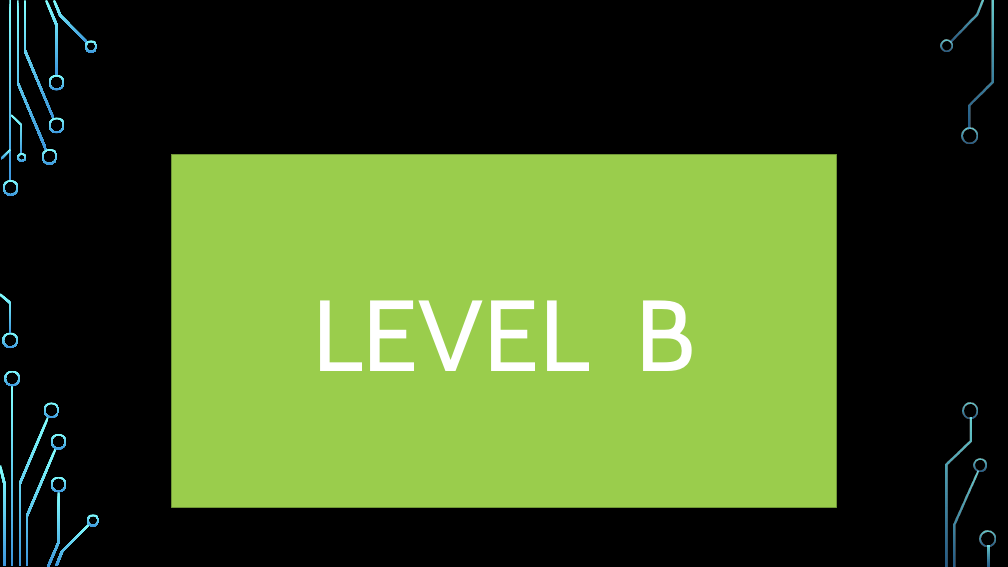
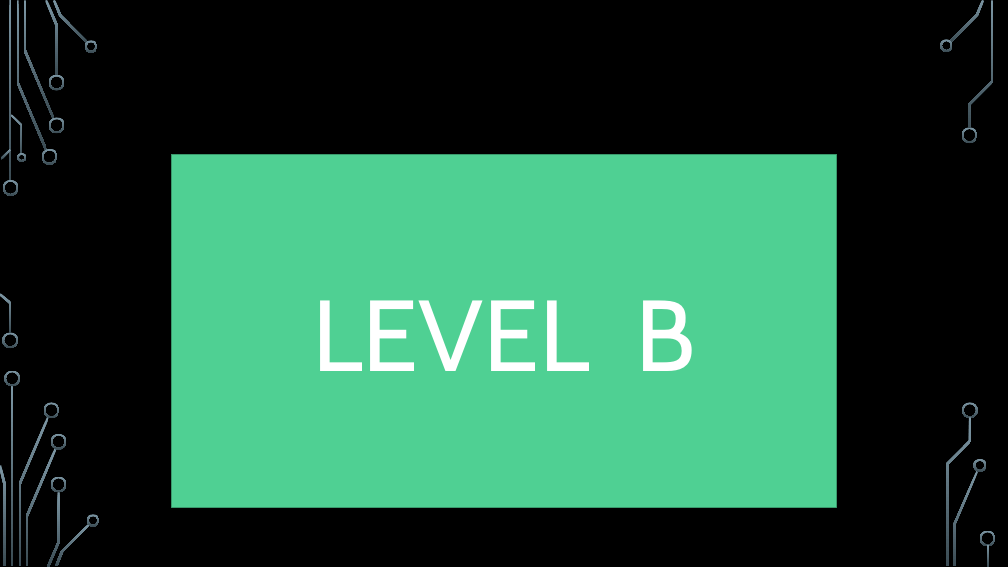
Before and after one commit to EmbeddedSystemClass/FinalProject5381, a slide deck: slide 15 of Final Project 5381.pptx. Drawn at 1008x567 pixels with LibreOffice and Linux fonts; fonts in the diff are those of the drawing; background and template pictures are left out. Boxes give left, top, right and bottom in pixels: in the first picture for what was removed or moved away, otherwise in the second. Text is boxed around its words. In the diff, an @@ line names an element or a change of style, - is before the commit and + after.

```diff
--- a/Final Project 5381.pptx
+++ b/Final Project 5381.pptx
@@ fill gradient #82FFFF to #3D97DE to gradient #7C96A3 to #3B4C54 in 36 elements at [3, 180, 19, 196], [2, 333, 18, 349], [17, 1, 47, 150], [42, 149, 57, 165], [23, 1, 54, 119], [45, 0, 58, 76], [48, 117, 64, 133], [48, 75, 64, 91], [53, 0, 88, 44], [85, 40, 98, 52], [1, 149, 11, 160], [0, 293, 11, 333], [11, 114, 23, 154], [17, 153, 26, 162], [11, 386, 14, 566], [18, 417, 48, 566], [5, 371, 20, 386], [0, 465, 5, 566], [44, 402, 60, 418], [26, 448, 57, 566], [47, 492, 60, 567], [51, 434, 67, 450], [51, 476, 67, 492], [55, 523, 90, 566], [87, 514, 100, 526], [950, 0, 985, 42], [940, 39, 953, 52], [962, 127, 978, 143], [954, 471, 979, 566], [974, 459, 987, 472], [969, 1, 994, 129], [963, 402, 979, 418], [946, 417, 972, 566], [980, 531, 996, 547], [988, 545, 990, 566], [9, 1, 11, 181] @@
@@ rectangle "LEVEL B" at [172, 154, 836, 507]: fill #9ACD4C to #4FD093; outline #729838 1.25 pt to #3A9A6D 1.25 pt @@
```
Also in this commit, not shown: 42 other slides changed.
